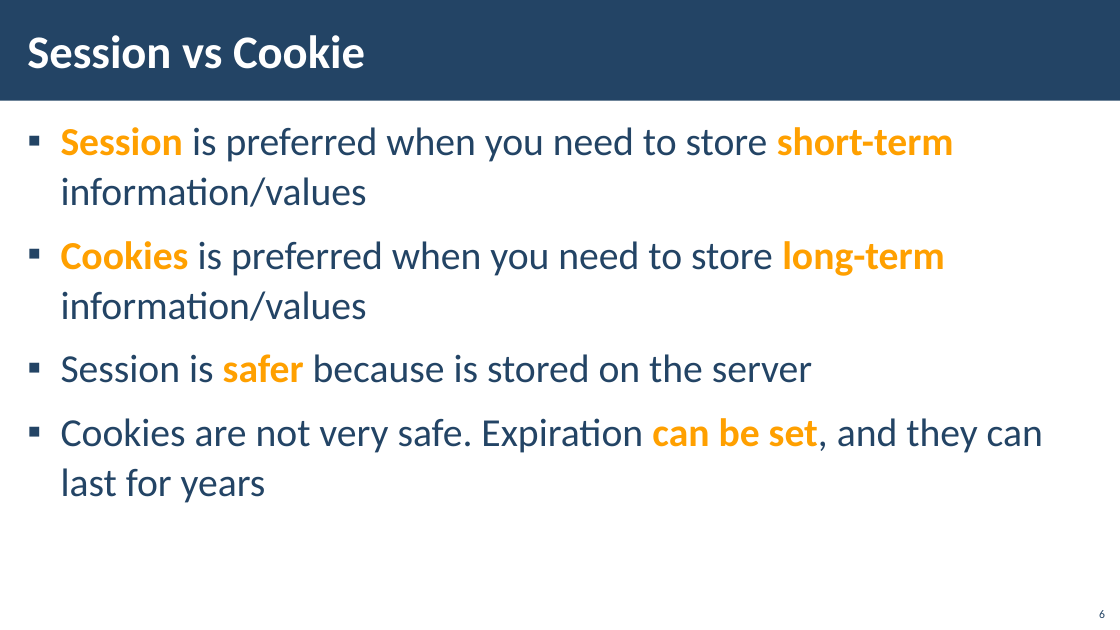
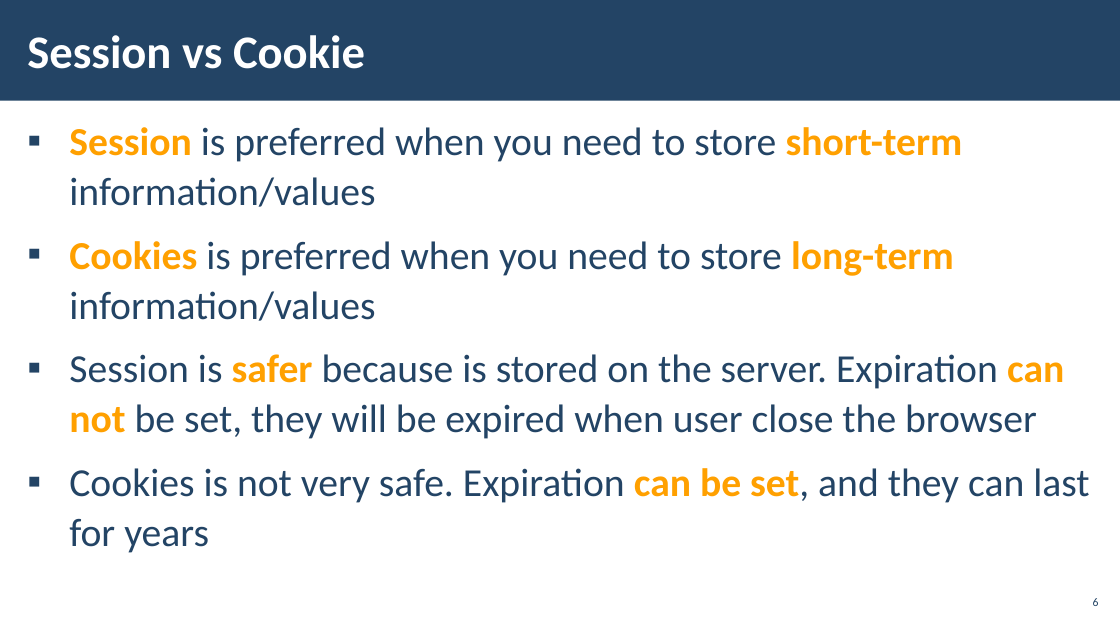
Before and after one commit to IvanVarbanov/SoftUni, a slide deck: slide 6 of JavaScript/05.JavaScript-Back-End/09.Session-and-Authentication/05. Sessions-and-Authentication.pptx. Drawn at 1120x630 pixels with LibreOffice and Linux fonts; fonts in the diff are those of the drawing; background and template pictures are left out. Boxes give left, top, right and bottom in pixels: in the first picture for what was removed or moved away, otherwise in the second. Text is boxed around its words. In the diff, an @@ line names an element or a change of style, - is before the commit and + after.

```diff
--- a/JavaScript/05.JavaScript-Back-End/09.Session-and-Authentication/05. Sessions-and-Authentication.pptx
+++ b/JavaScript/05.JavaScript-Back-End/09.Session-and-Authentication/05. Sessions-and-Authentication.pptx
@@ text at (69, 127, 963, 321): indent changed @@
@@ text at (69, 354, 1089, 553): text changed @@
-▪ Session is safer because is stored on the server
-▪ Cookies are not very safe. Expiration can be set, and they can last for years
+▪ Session is safer because is stored on the server. Expiration can
+  not be set, they will be expired when user close the browser
+▪ Cookies is not very safe. Expiration can be set, and they can last for years
@@ page number: place and size @@
-page number at (1099, 610, 1105, 618)
+page number at (1093, 598, 1099, 606)
@@ page number at (1093, 598, 1099, 606): vertical alignment bottom to middle @@
```
Also in this commit, not shown: 24 other slides changed, 4 slides added, 2 slides removed, 26 other files.
